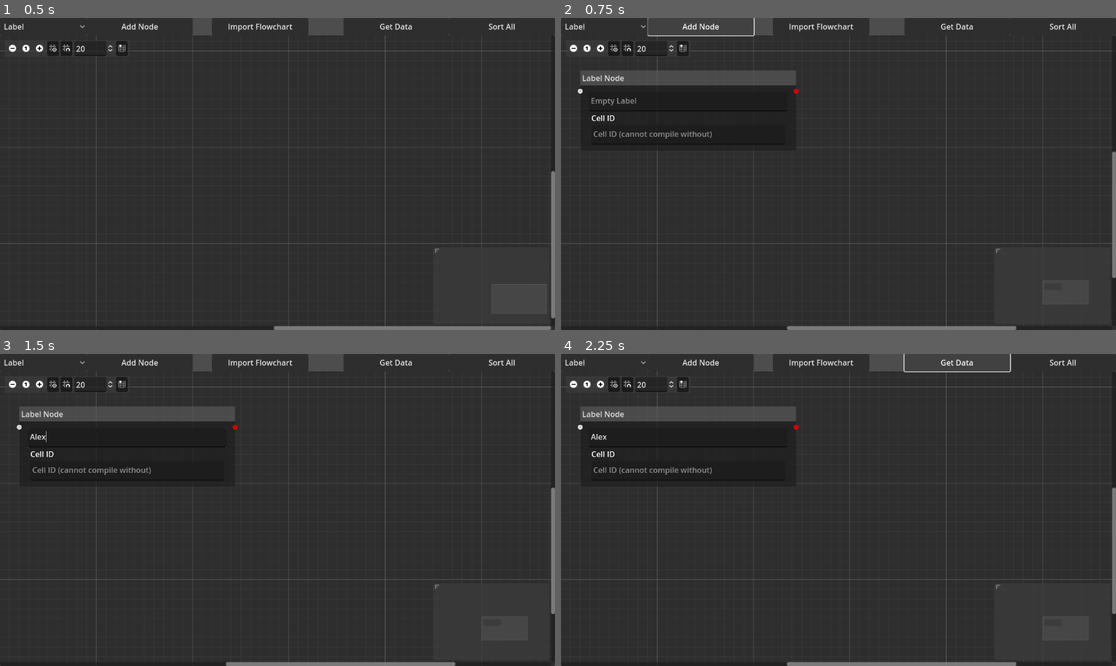
Above: before the commit, frames 1-4 (two rows, left to right).
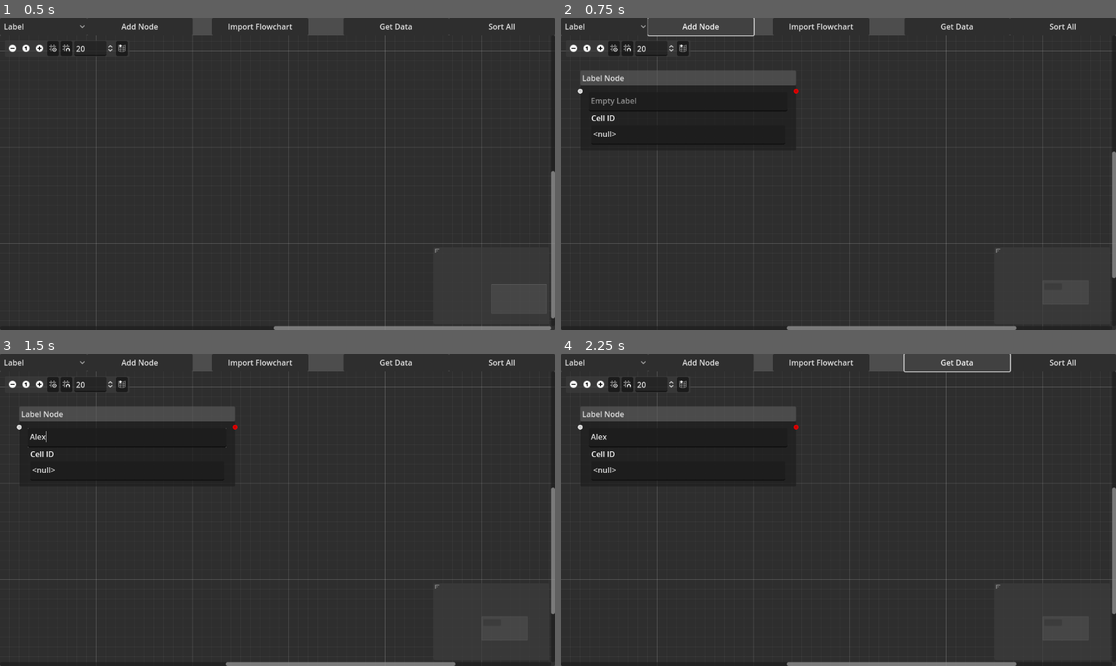
Above: after the commit, the same moments.

Repository: N-Enders/TalkshowEditor
Game: Godot game, scene res://flow.tscn
Same seed, same stepped clock (60 frames per second), same inputs: the game is played once before the commit and once after it. This scene is started directly instead of the project's main scene.
Inputs (mouse positions are in pixels of both pictures, inside the frame that each line leads up to):
- Up to frame 1 (0.5 s): no input
- Up to frame 2 (0.75 s): click "Add Node" at 0.5 s
- Up to frame 3 (1.5 s): click (127, 438) at 1.27 s; type "Alex" at 1.35 s
- Up to frame 4 (2.25 s): click "Get Data" at 2 s

Frame 1 is identical in both runs. In frame 2, 0.2% of the frame differs, in the area x 5-28%, y 36-39%; in frame 3, 0.2%; in frame 4, 0.2%.
Error before the commit: Invalid call. Nonexistent function 'getID' in base 'Control'. (res://flow.gd:208)
Error after the commit: Invalid call. Nonexistent function 'getID' in base 'Control'. (res://flow.gd:211)

Commit message:
Updated label node data loading
when creating a label node you should also call a "loadData" function to give it data.

Diff:
--- a/flow.gd
+++ b/flow.gd
@@ -6,11 +6,13 @@
 @export var reference: PackedScene
 
 
+
 var initialPos = Vector2(40,40)
 var node_index = 0
 var select_all_nodes = false
 
 
+
 # Called when the node enters the scene tree for the first time.
 func _ready():
 	$GraphEdit.add_valid_left_disconnect_type(0)
@@ -31,6 +33,7 @@
 	match $OptionButton.selected:
 		0:
 			node = label.instantiate()
+			node.loadData({"id":id,"position":Vector2(0,0),"data":{"labelValue":""}})
 		1:
 			node = input.instantiate()
 			node.createBranch("1")
--- a/labelNode.gd
+++ b/labelNode.gd
@@ -29,6 +29,7 @@
 				}
 			}
 
+#{"type":"label","id":0,"position":Vector2(0,0),"data":{"labelValue":""}}
 func loadData(dict):
 	$TextEdit.text = dict["data"]["labelValue"]
 	position_offset = dict["position"]
